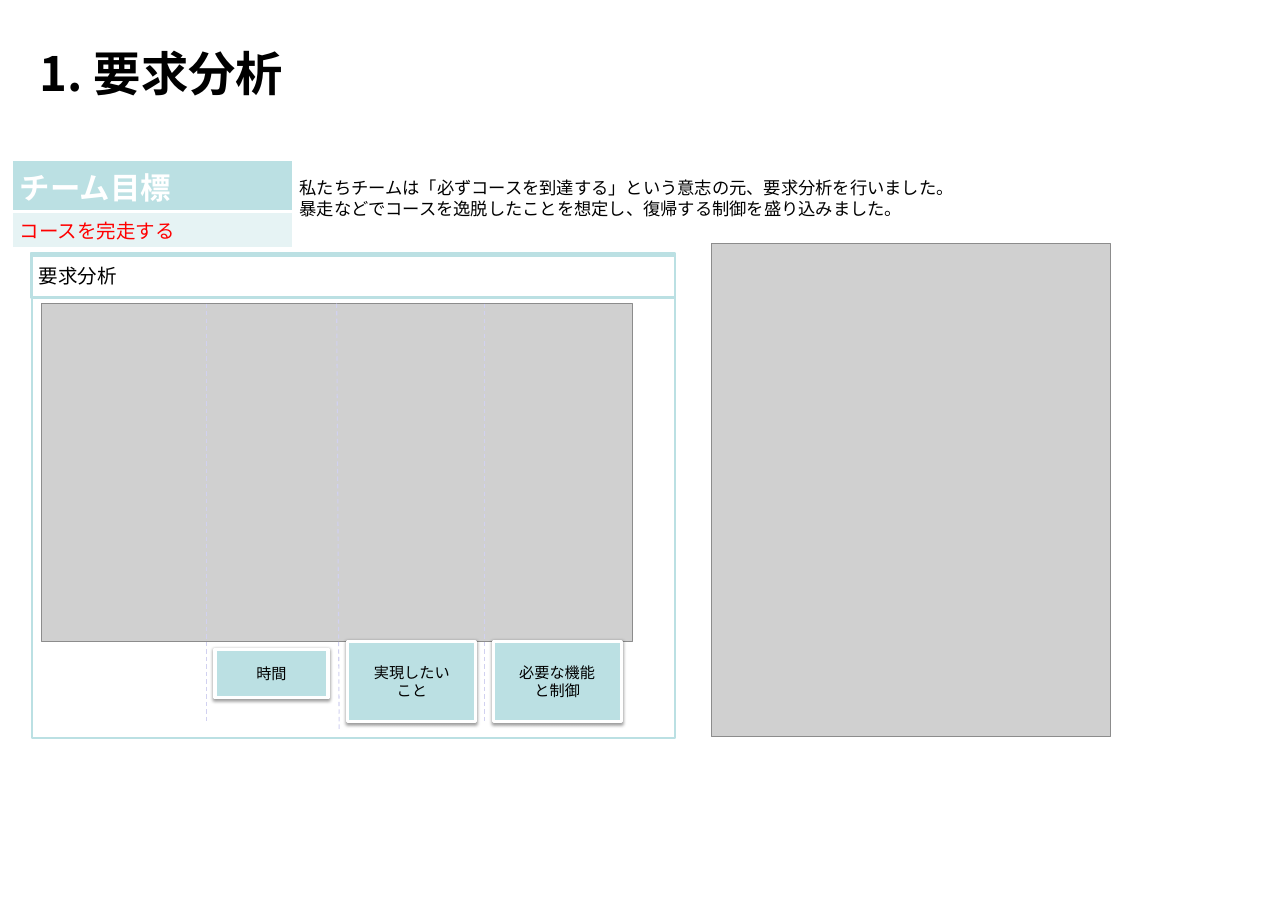
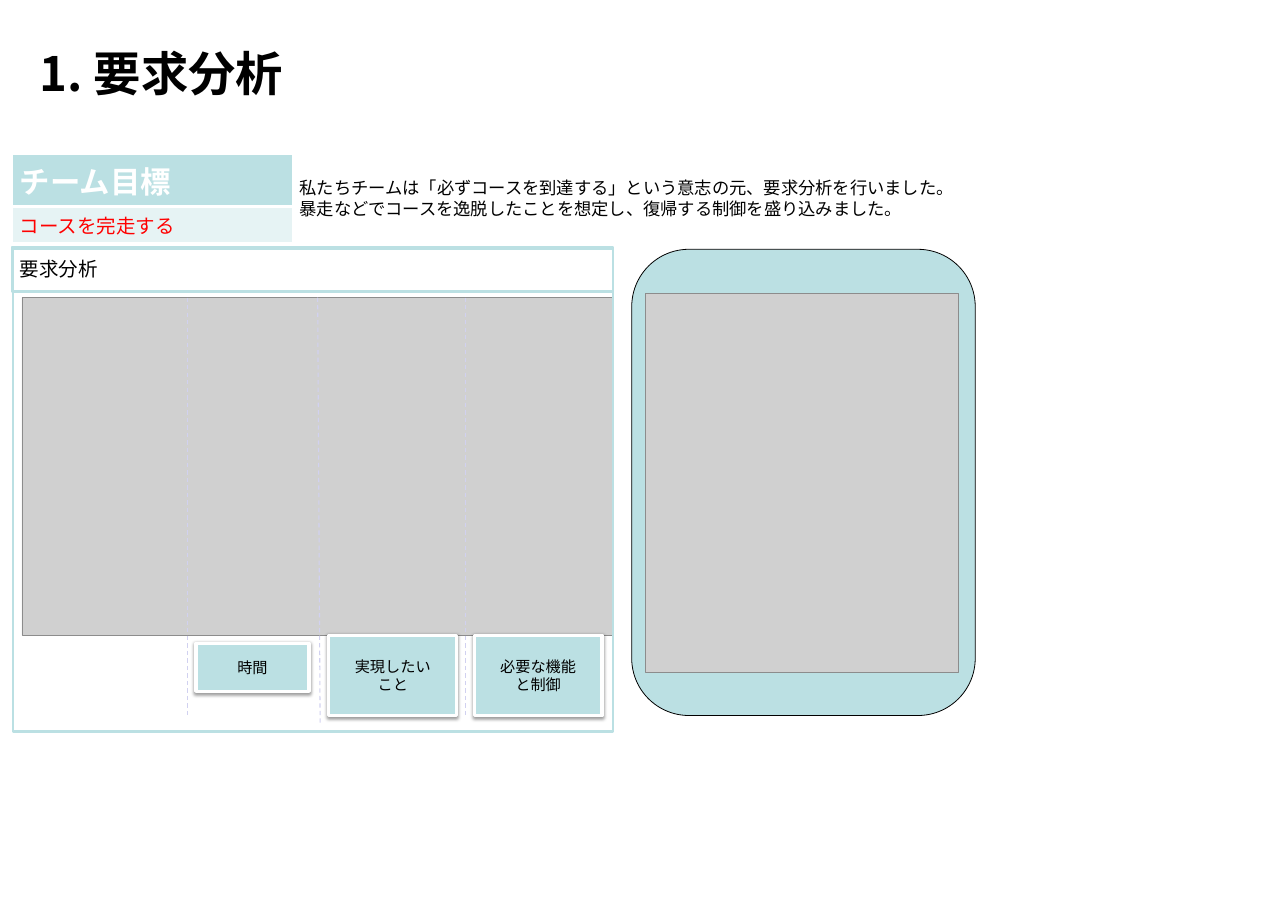
Before and after one commit to Yamacho9/MsBBProject, a slide deck: slide 1 of モデル提出用/モデル.pptx. Drawn at 1288x911 pixels with LibreOffice and Linux fonts; fonts in the diff are those of the drawing; grey boxes stand for pictures; background and template pictures are left out. Boxes give left, top, right and bottom in pixels: in the first picture for what was removed or moved away, otherwise in the second. Text is boxed around its words. In the diff, an @@ line names an element or a change of style, - is before the commit and + after.

```diff
--- a/モデル提出用/モデル.pptx
+++ b/モデル提出用/モデル.pptx
@@ table moved from (x1=12, y1=161, x2=293, y2=249) to (x1=12, y1=155, x2=293, y2=244) @@
@@ rectangle "要求分析" resized from (x1=31, y1=253, x2=675, y2=298) to (x1=12, y1=247, x2=613, y2=291) @@
@@ rectangle resized from (x1=33, y1=256, x2=676, y2=738) to (x1=13, y1=249, x2=613, y2=732) @@
@@ rounded rectangle added at (x1=632, y1=249, x2=976, y2=715), fill #BBE0E3, outline #000000 0.75 pt @@
@@ 3 rectangles, 3 lines, 1 picture moved together from (x1=41, y1=304, x2=633, y2=730) to (x1=22, y1=298, x2=613, y2=724) @@
@@ picture resized from (x1=711, y1=244, x2=1110, y2=737) to (x1=645, y1=294, x2=958, y2=673) @@
```
Also in this commit, not shown: 2 other slides changed, 2 slides added, 1 other file.
